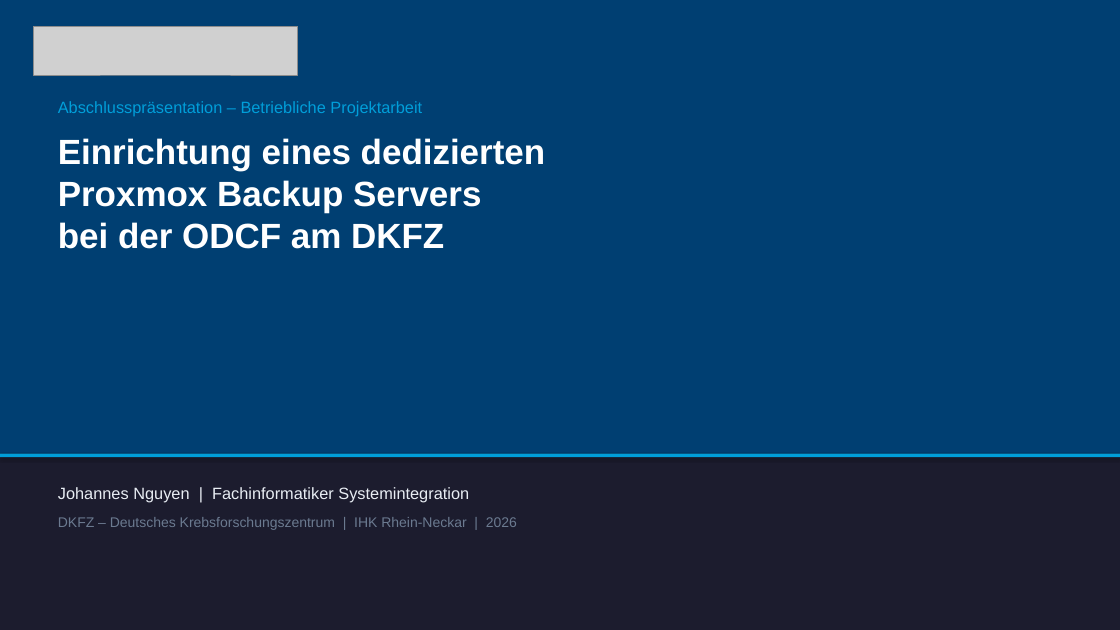
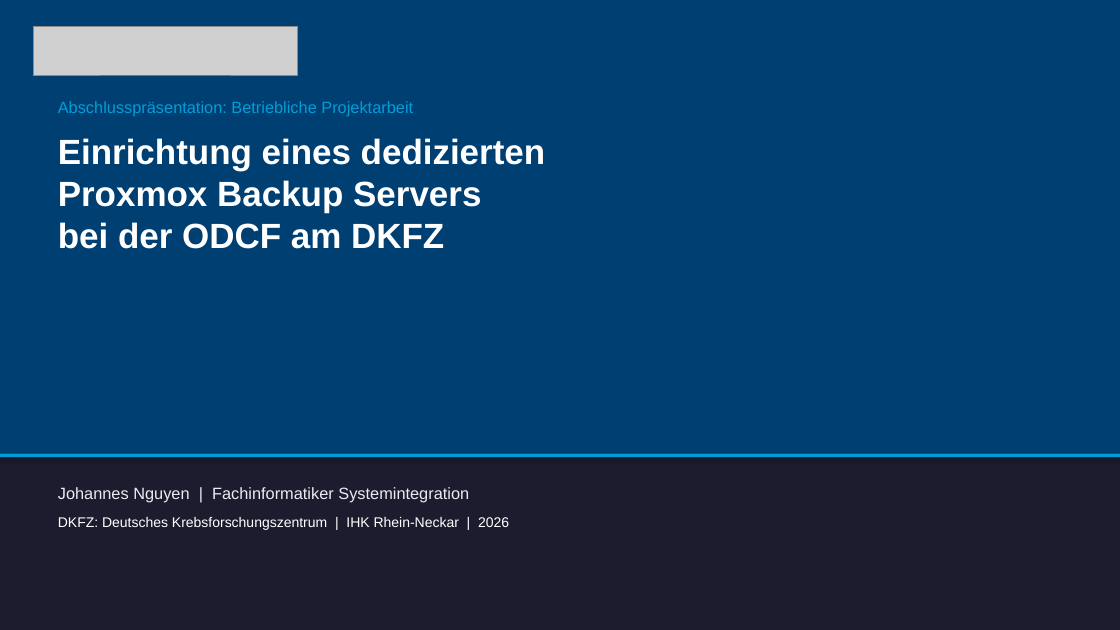
Before and after one commit to j551n-ncloud/doku, a slide deck: slide 1 of Praesentaion_Nguyen_Johannes.pptx. Drawn at 1120x630 pixels with LibreOffice and Linux fonts; fonts in the diff are those of the drawing; grey boxes stand for pictures. Boxes give left, top, right and bottom in pixels: in the first picture for what was removed or moved away, otherwise in the second. Text is boxed around its words. In the diff, an @@ line names an element or a change of style, - is before the commit and + after.

```diff
--- a/Praesentaion_Nguyen_Johannes.pptx
+++ b/Praesentaion_Nguyen_Johannes.pptx
@@ text at [58,101,413,116]: text changed @@
-Abschlusspräsentation – Betriebliche Projektarbeit
+Abschlusspräsentation: Betriebliche Projektarbeit
@@ text at [58,517,509,530]: text changed; text colour #6B7A90 to #FFFFFF @@
-DKFZ – Deutsches Krebsforschungszentrum | IHK Rhein-Neckar | 2026
+DKFZ: Deutsches Krebsforschungszentrum | IHK Rhein-Neckar | 2026
```
Also in this commit, not shown: 13 other slides changed.
